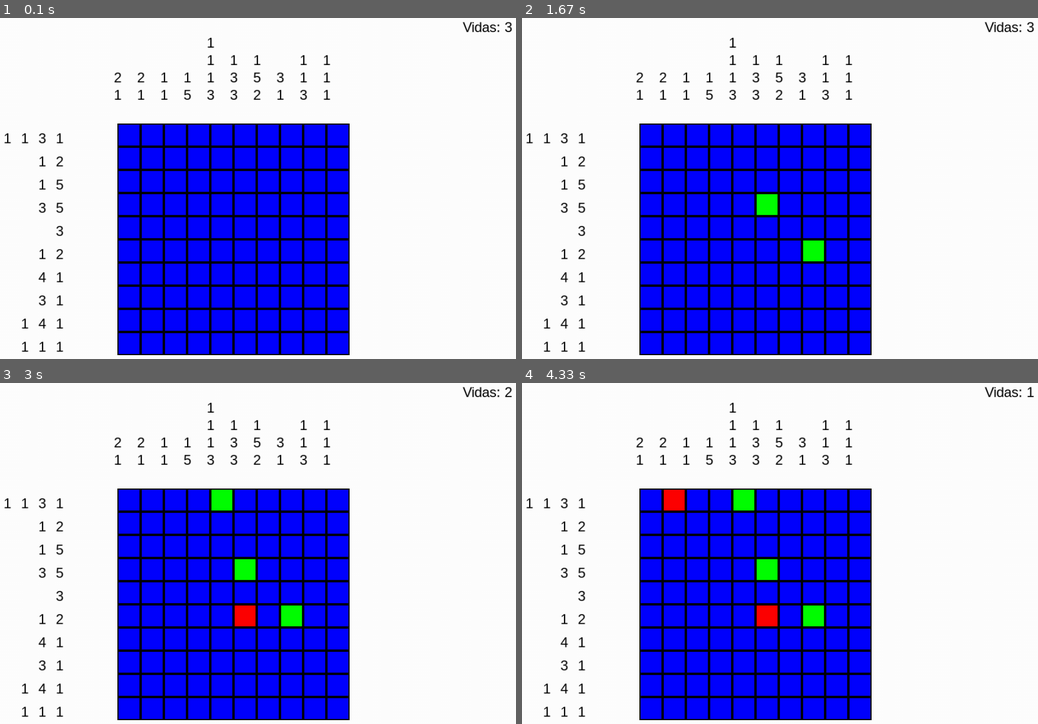
Above: before the commit, frames 1-4 (two rows, left to right).
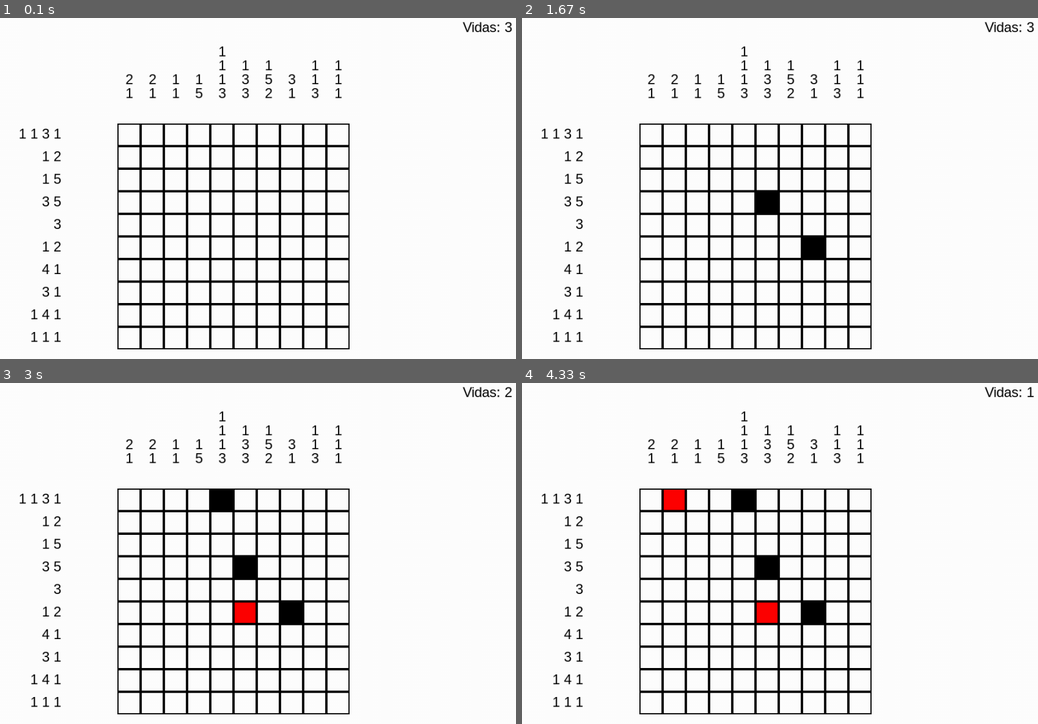
Above: after the commit, the same moments.

Repository: Karantooo/nonogram
Game: pygame game, started from nonogram/main.py
Same seed, same stepped clock (60 frames per second), same inputs: the game is played once before the commit and once after it.
Inputs (mouse positions are in pixels of both pictures, inside the frame that each line leads up to):
- Up to frame 1 (0.1 s): no input
- Up to frame 2 (1.67 s): click (754, 208) at 0.38 s; click (614, 212) at 0.72 s; click (821, 246) at 1.55 s
- Up to frame 3 (3 s): click (242, 618) at 2.38 s; click (216, 505) at 2.72 s
- Up to frame 4 (4.33 s): click (671, 492) at 3.05 s

The runs differ from the first frame. In frame 1, 31% of the frame differs, in the area x 0-68%, y 5-99%; in frame 2, 31%; in frame 3, 30%; in frame 4, 30%.

Commit message:
feat: resizeable respecto a la ventana

Diff:
--- a/nonogram/logica/tablero.py
+++ b/nonogram/logica/tablero.py
@@ -1,5 +1,5 @@
 import numpy as np
-from visual.boton import Boton
+from nonogram.visual.boton import Boton
 
 
 class Tablero:
--- a/nonogram/main.py
+++ b/nonogram/main.py
@@ -5,14 +5,14 @@
 from visual.colores import Colores
 
 
-def main():
+def main(dimensiones: tuple=(1000,700)):
     global tablero
     # Inicializar Pygame
     pygame.init()
     # Configurar la pantalla
-    screen = pygame.display.set_mode((1000, 700))
+    screen = pygame.display.set_mode(dimensiones)
     pygame.display.set_caption("Mi primer juego en Pygame")
-    tablero = TableroVisual(numero_botones=10) # Podemos elegir el tamaño que deseamos agregando un argumento al constructor
+    tablero = TableroVisual(numero_botones=10, dimensiones=dimensiones) # Podemos elegir el tamaño que deseamos agregando un argumento al constructor
     corriendo = True
     while corriendo:
         for event in pygame.event.get():
--- a/nonogram/visual/boton.py
+++ b/nonogram/visual/boton.py
@@ -44,11 +44,11 @@
     def imprimir(self, screen: pygame.Surface) -> None:
         if self.visibilidad:
             if self.marcado:
-                pygame.draw.rect(screen, Colores.VERDE, self.boton_visual)
+                pygame.draw.rect(screen, Colores.NEGRO, self.boton_visual)
             else:
                 pygame.draw.rect(screen, Colores.ROJO, self.boton_visual)
         else:
-            pygame.draw.rect(screen, Colores.AZUL, self.boton_visual)
+            pygame.draw.rect(screen, Colores.BLANCO, self.boton_visual)
 
         pygame.draw.rect(screen, Colores.NEGRO, self.boton_visual, 2)  # Borde negro del botón
 
--- a/nonogram/visual/tablero_visual.py
+++ b/nonogram/visual/tablero_visual.py
@@ -15,6 +15,7 @@
     numeros_laterales: list[list[int]]      # Números en los laterales
     valores: np.ndarray[bool]
     tablero_logica: Tablero
+    dimensiones: tuple
 
 
     def __calculo_num_superiores(self) -> list[list[int]]:
@@ -61,13 +62,13 @@
 
         return valores
 
-    def __init__(self, numero_botones: int = 4, imagen: np.ndarray[bool] = None) -> None:
+    def __init__(self, numero_botones: int = 4, imagen: np.ndarray[bool] = None, dimensiones: tuple=(1000,700)) -> None:
         self.numero_botones = numero_botones
         self.fuente = pygame.font.SysFont('Arial', 24)
-
+        self.dimensiones = dimensiones
         # Tamaño de los botones, hacer resize
-        self.ancho_boton = 400 // self.numero_botones
-        self.alto_boton = 400 // self.numero_botones
+        self.ancho_boton = int((self.dimensiones[0] * 0.4) // self.numero_botones)
+        self.alto_boton =  int((self.dimensiones[1] * 0.57) // self.numero_botones)
         self.espacio = 0
 
         # Crear una matriz 4x4 de None
@@ -103,14 +104,14 @@
         for i, valores in enumerate(self.numeros_superiores):
             for j, valor in enumerate(valores[::-1]):
                 texto = self.fuente.render(str(valor), True, Colores.NEGRO)
-                texto_rect = texto.get_rect(center=(300  + i * (self.ancho_boton + self.espacio), 150 - j * 30))
+                texto_rect = texto.get_rect(center=(int((self.dimensiones[0] * 0.32))  + i * (self.ancho_boton + self.espacio), int(self.dimensiones[1]*0.21) - j * 24))
                 screen.blit(texto, texto_rect)
 
         # Imprimir los numeros laterales
         for i, valores in enumerate(self.numeros_laterales):
             for j, valor in enumerate(valores[::-1]):
                 texto = self.fuente.render(str(valor), True, Colores.NEGRO)
-                texto_rect = texto.get_rect(center=(200 - j * 30, 225 + i * (self.alto_boton + self.espacio)))
+                texto_rect = texto.get_rect(center=(int((self.dimensiones[1] * 0.28)) - j * 20, int(self.dimensiones[1]*0.31) + i * (self.alto_boton + self.espacio)))
                 screen.blit(texto, texto_rect)
 
         # Dibujar el contador de vidas en la esquina superior derecha
@@ -118,12 +119,13 @@
         screen.blit(texto_vidas, (screen.get_width() - texto_vidas.get_width() - 20, 20))
 
     def validar_click(self,mouse_pos: tuple[int,int]) -> None:
-        if mouse_pos[0] < 300 or mouse_pos[1] < 200 or mouse_pos[0] > 700 or mouse_pos[1] >= 600:
+        if mouse_pos[0] < int((self.dimensiones[0] * 0.3)) or mouse_pos[1] < int((self.dimensiones[1] * 0.28)) or mouse_pos[0] >= int((self.dimensiones[0] - int((self.dimensiones[0] * 0.3)))) or mouse_pos[1] >= int((self.dimensiones[1] - (self.dimensiones[1] * 0.28))):
             return
 
-        array_pos = (mouse_pos[0] - 300,mouse_pos[1] - 200)
+        array_pos = (mouse_pos[0] - int(self.dimensiones[0] * 0.3), mouse_pos[1] - int(self.dimensiones[1] * 0.28))
         array_pos = (array_pos[0] // self.ancho_boton, array_pos[1] // self.alto_boton)
-        #print(array_pos)
+
+        print(array_pos)
 
         self.tablero_logica.validar_click(mouse_pos, self.botones, array_pos)
 
